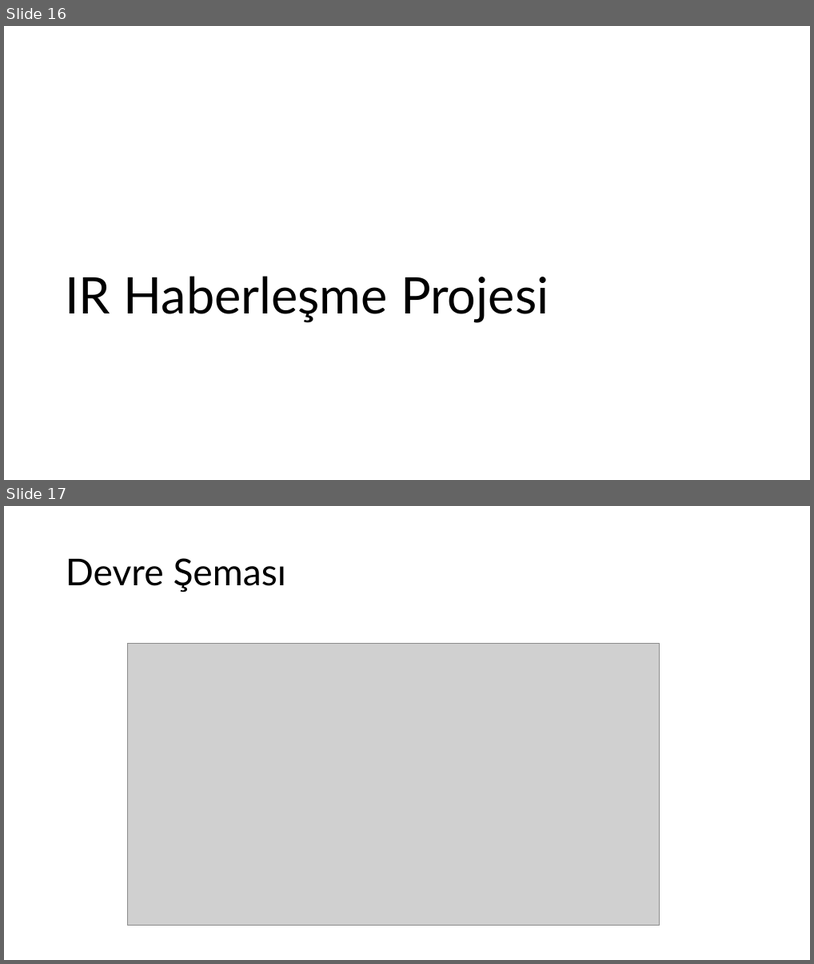
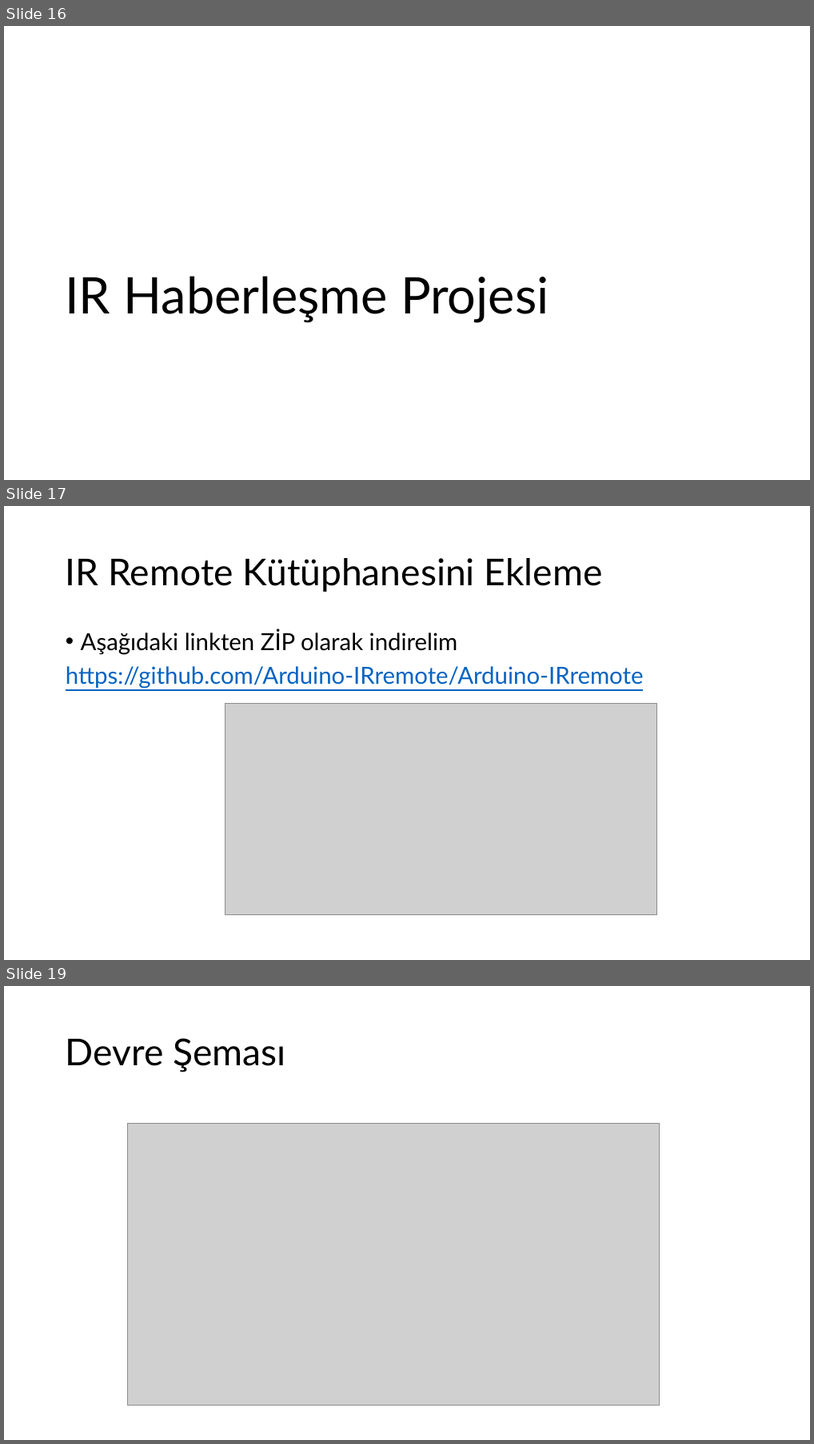
Before and after one commit to omeroztrk/deneyap_kart_egitimleri, a slide deck: Ders 2/Ders 2.pptx. Shown one above the other, each under a label of ours: slides 16 and 17 before the commit, slides 16, 17 and 19 after it; the slides between them are not shown. The pictures are 814x964 and 814x1444 pixels, drawn with LibreOffice and Linux fonts; fonts in the diff are those of the drawing; grey boxes stand for pictures; background and template pictures are left out. Boxes give left, top, right and bottom in pixels: in the first picture for what was removed or moved away, otherwise in the second. Text is boxed around its words. In the diff, an @@ line names an element or a change of style, - is before the commit and + after.

```diff
--- a/Ders 2/Ders 2.pptx
+++ b/Ders 2/Ders 2.pptx
@@ slide 17 added at [4,506,810,960], background picture (left out); not listed: 2 template elements that a slide beside it also shows @@
@@ title added at [66,558,603,592], 44 pt, text #000000 @@
+IR Remote Kütüphanesini Ekleme
@@ text added at [66,629,644,688], 28 pt, text #0563C1, underline @@
+• Aşağıdaki linkten ZİP olarak indirelim
+https://github.com/Arduino-IRremote/Arduino-IRremote
@@ picture added at [226,704,658,915] @@
@@ what was slide 17 is now slide 19 @@
```
Also in this commit, not shown: 2 other slides added, 1 other file.
